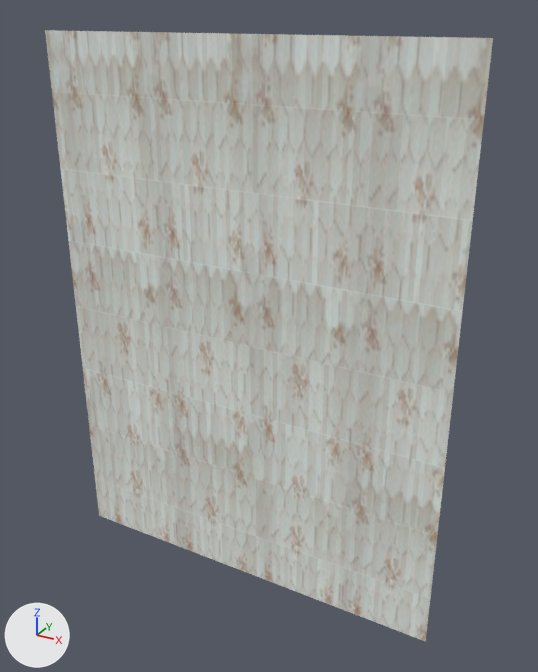
One commit to the glTF model SH_MODEL/prop/wall_kabinet/wall._3x3_kabinet.glb: the scene before it, then after it.
Before and after are seen from a 50 mm lens placed at (2.45, -4.05, 4.13), pointed at (0.16, 0.12, 2.05). The axes (+X, +Y, +Z) are drawn at lower left. The lights are the same throughout. The first picture is the older version.
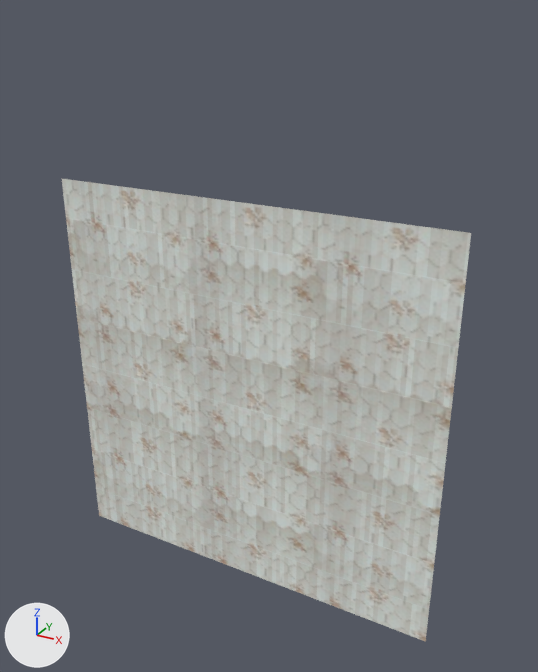
What differs and where, as boxes (x1, y1, x2, y2) in the pictures (538 x 672 px):
'Plane', surface changed, rescaled (9% narrower, 24% shorter)
    before: (45, 30, 493, 642)
    after: (62, 179, 471, 642)

What changed in the scene script:
```text
Add img_bake3x3:
    img_bake3x3 = load_image('bake3x3', '_unpacked/bake3x3', 2048, 2048, 'sRGB')
Change mat_обои:
    where n7 = _N.new('ShaderNodeTexImage'); n7.name = 'Image Texture'
    n7.image: img_bake_001 -> img_bake3x3
Change ob_plane:
    ob_plane.scale: (0.25, 1.0, 1.0) -> (0.25, 1.0, 0.75)
```
